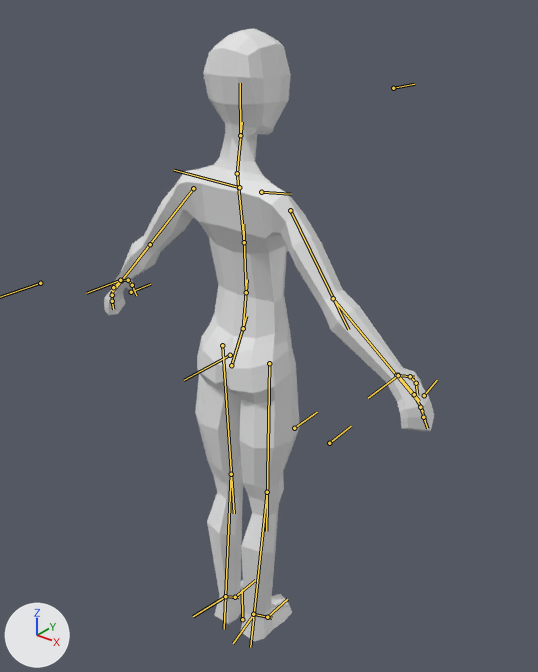
The glTF model assets/models/player.gltf as it was, and as the next commit left it.
Both versions are drawn from a 50 mm lens placed at (1.016, -1.153, 1.625), pointed at (-0.079, 0.216, 0.776). Arrows for +X, +Y and +Z are at lower left; the lights stay in place. The bones that bend it are drawn over the model as lines.

In view in the first picture: 'Model'.
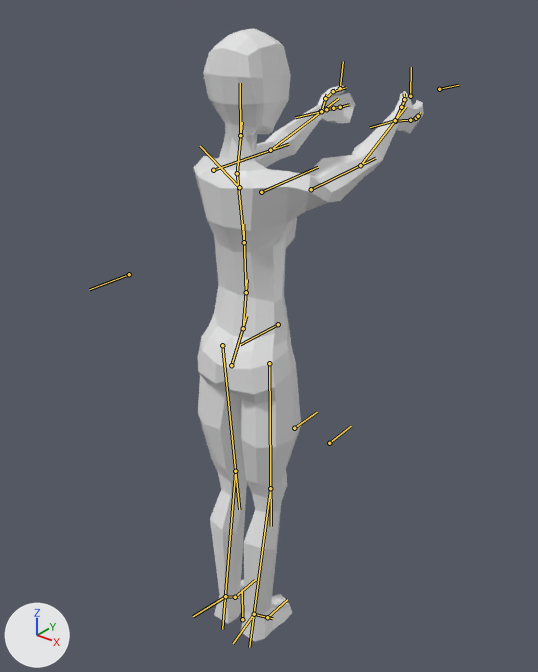
The newer file adds an action. The first version stands in its rest pose; the second is drawn at frame 1 of the action '07ShootHandGunDualRight'.

Pixel boxes [x1, y1, x2, y2] of what changed, in the pictures (538 x 672 px):
'Model', posed (30% narrower): before [104, 29, 434, 641]; after [193, 29, 424, 641]
bone 'shoulder.L', root to tip: before (239, 187) to (174, 170); after (239, 187) to (200, 146)
bone 'upper_arm.L', root to tip: before (193, 188) to (136, 262); after (213, 170) to (288, 144)
bone 'forearm.L', root to tip: before (150, 244) to (112, 292); after (270, 150) to (338, 98)
bone 'hand.L', root to tip: before (121, 280) to (111, 290); after (320, 111) to (328, 109)
bone 'forearm.L.001', root to tip: before (121, 280) to (130, 280); after (321, 111) to (327, 94)
bone 'shoulder.R', root to tip: before (261, 192) to (291, 194); after (261, 192) to (318, 167)
bone 'upper_arm.R', root to tip: before (290, 210) to (348, 329); after (311, 189) to (375, 158)
bone 'forearm.R', root to tip: before (333, 298) to (418, 402); after (360, 165) to (406, 106)
bone 'hand.R', root to tip: before (398, 375) to (419, 401); after (395, 121) to (415, 119)
bone 'forearm.R.001', root to tip: before (396, 375) to (414, 377); after (395, 120) to (404, 102)
bone 'thigh.L', root to tip: before (222, 345) to (234, 513); after (222, 345) to (239, 509)
bone 'shin.L', root to tip: before (231, 474) to (224, 629); after (235, 471) to (222, 629)
bone 'thigh.R', root to tip: before (269, 363) to (266, 531); after (269, 363) to (271, 526)
bone 'shin.R', root to tip: before (267, 492) to (250, 647); after (270, 488) to (249, 647)
bone 'forearmIK.L', root to tip: before (120, 280) to (86, 293); after (321, 111) to (295, 117)
bone 'forearmIK.R', root to tip: before (398, 375) to (368, 398); after (395, 120) to (370, 127)

The edits, one by one:
Bone 'shoulder.L' (bone_shoulder_l) turns from (0, 0, 0) to (17, -7, -35) degrees about its own x, y and z.
Bone 'upper_arm.L' (bone_upper_arm_l) turns from (0, 0, 0) to (92, -27, -36) degrees about its own x, y and z.
Bone 'forearm.L' (bone_forearm_l) turns from (0, 0, 0) to (5, -16, -5) degrees about its own x, y and z.
Bone 'hand.L' (bone_hand_l) moves from (0.0, 0.0, 0.0) to (0.0, -0.003, -0.001).
Bone 'hand.L' (bone_hand_l) turns from (0, 0, 0) to (-24, 1, 17) degrees about its own x, y and z.
Bone 'forearm.L.001' (bone_forearm_l_001) turns from (0, 0, 0) to (-20, 16, 14) degrees about its own x, y and z.
Bone 'shoulder.R' (bone_shoulder_r) turns from (0, 0, 0) to (17, 7, 35) degrees about its own x, y and z.
Bone 'upper_arm.R' (bone_upper_arm_r) turns from (0, 0, 0) to (92, 27, 36) degrees about its own x, y and z.
Bone 'forearm.R' (bone_forearm_r) turns from (0, 0, 0) to (5, 16, 5) degrees about its own x, y and z.
Bone 'hand.R' (bone_hand_r) moves from (0.0, 0.0, 0.0) to (0.0, -0.003, -0.001).
Bone 'hand.R' (bone_hand_r) turns from (0, 0, 0) to (-24, -1, -17) degrees about its own x, y and z.
Bone 'forearm.R.001' (bone_forearm_r_001) turns from (0, 0, 0) to (-20, -16, -14) degrees about its own x, y and z.
Bone 'thigh.L' (bone_thigh_l) turns from (0, 0, 0) to (-2, 0, 0) degrees about its own x, y and z.
Bone 'shin.L' (bone_shin_l) turns from (0, 0, 0) to (5, 0, 0) degrees about its own x, y and z.
Bone 'thigh.R' (bone_thigh_r) turns from (0, 0, 0) to (-2, 0, 0) degrees about its own x, y and z.
Bone 'shin.R' (bone_shin_r) turns from (0, 0, 0) to (5, 0, 0) degrees about its own x, y and z.
Bone 'forearmIK.L' (bone_forearmik_l) moves from (0.0, 0.0, 0.0) to (-0.194, -0.611, -0.64).
Bone 'forearmIK.R' (bone_forearmik_r) moves from (0.0, 0.0, 0.0) to (0.194, -0.611, -0.64).
